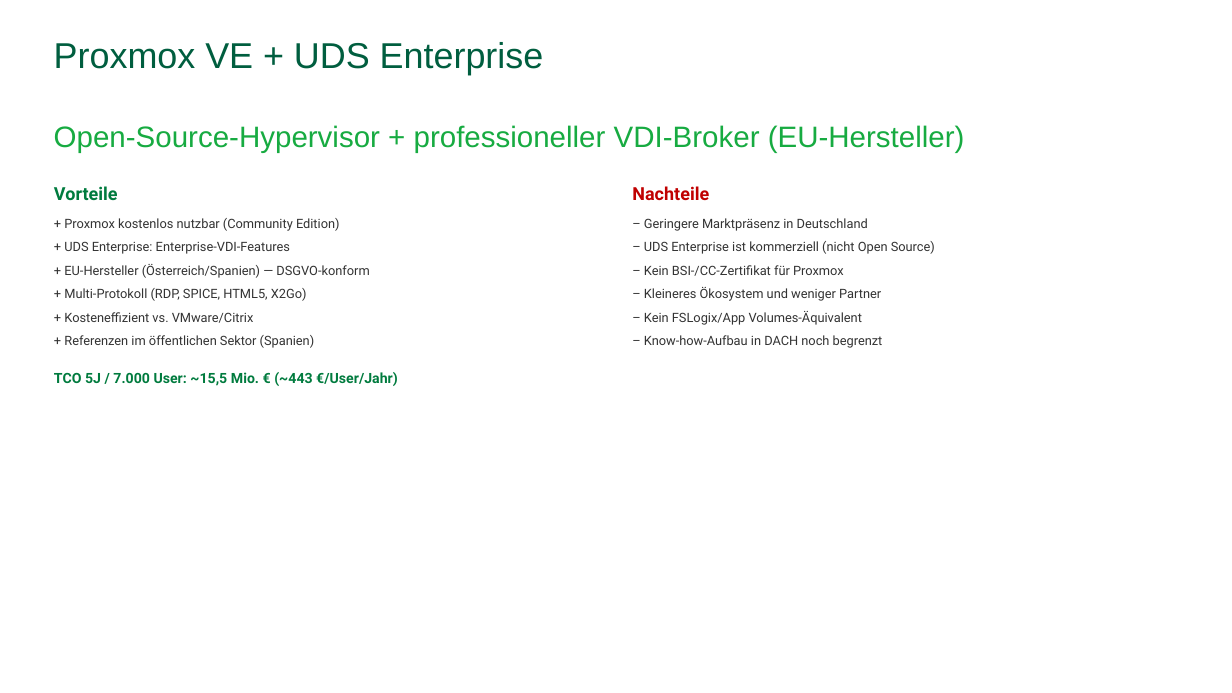
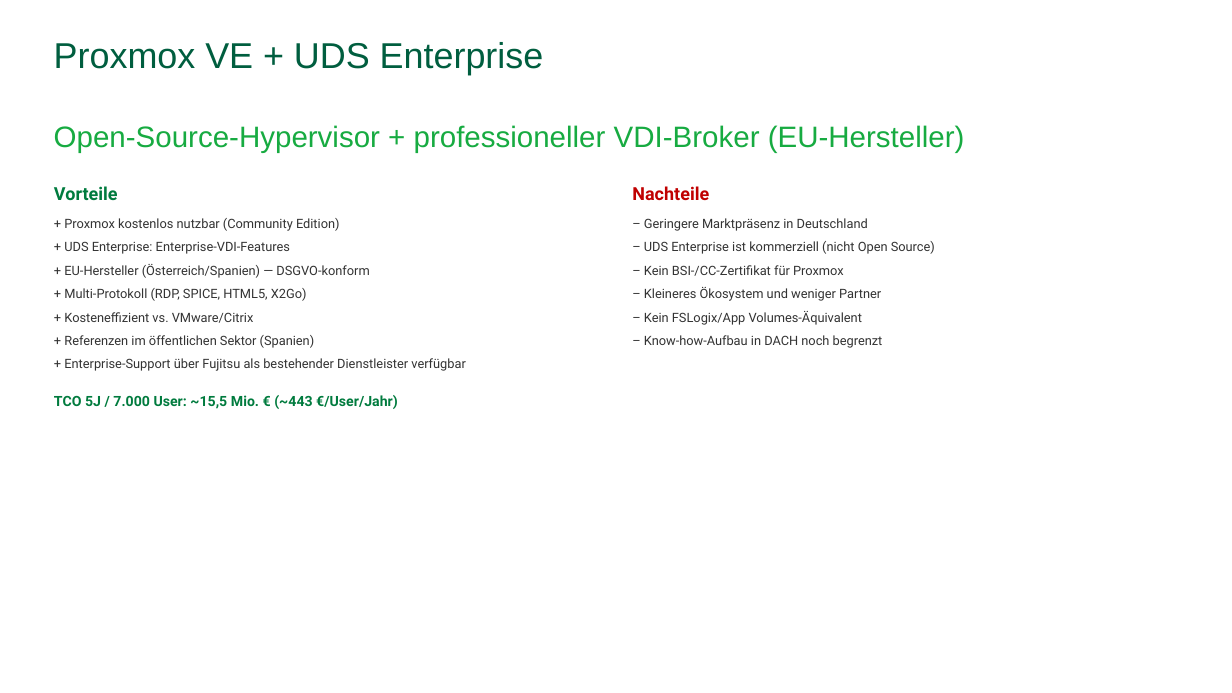
Before and after one commit to stefanbuell-wq/vdi-validation, a slide deck: slide 11 of docs/VDI-Vergleichsanalyse.pptx. Drawn at 1232x693 pixels with LibreOffice and Linux fonts; fonts in the diff are those of the drawing; background and template pictures are left out. Boxes give left, top, right and bottom in pixels: in the first picture for what was removed or moved away, otherwise in the second. Text is boxed around its words. In the diff, an @@ line names an element or a change of style, - is before the commit and + after.

```diff
--- a/docs/VDI-Vergleichsanalyse.pptx
+++ b/docs/VDI-Vergleichsanalyse.pptx
@@ text at (64,358,465,371): paragraph added @@
++ Enterprise-Support über Fujitsu als bestehender Dienstleister verfügbar
```
Also in this commit, not shown: 1 other slide changed, 3 slides added, 1 other file.
